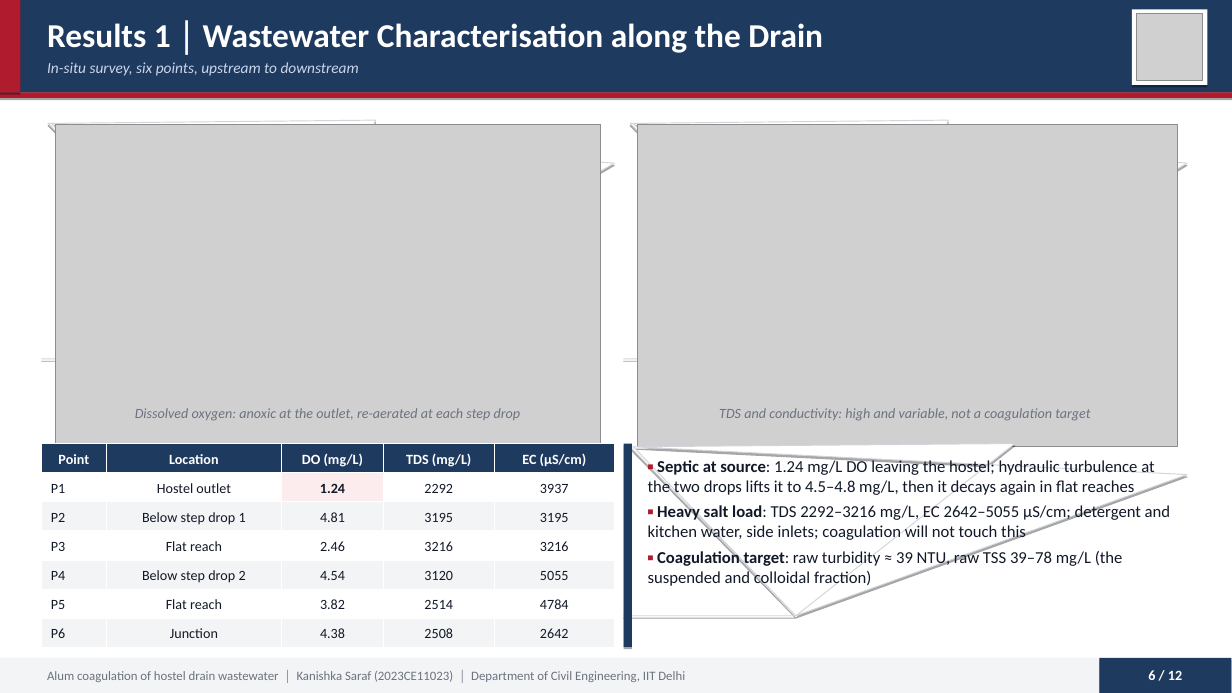
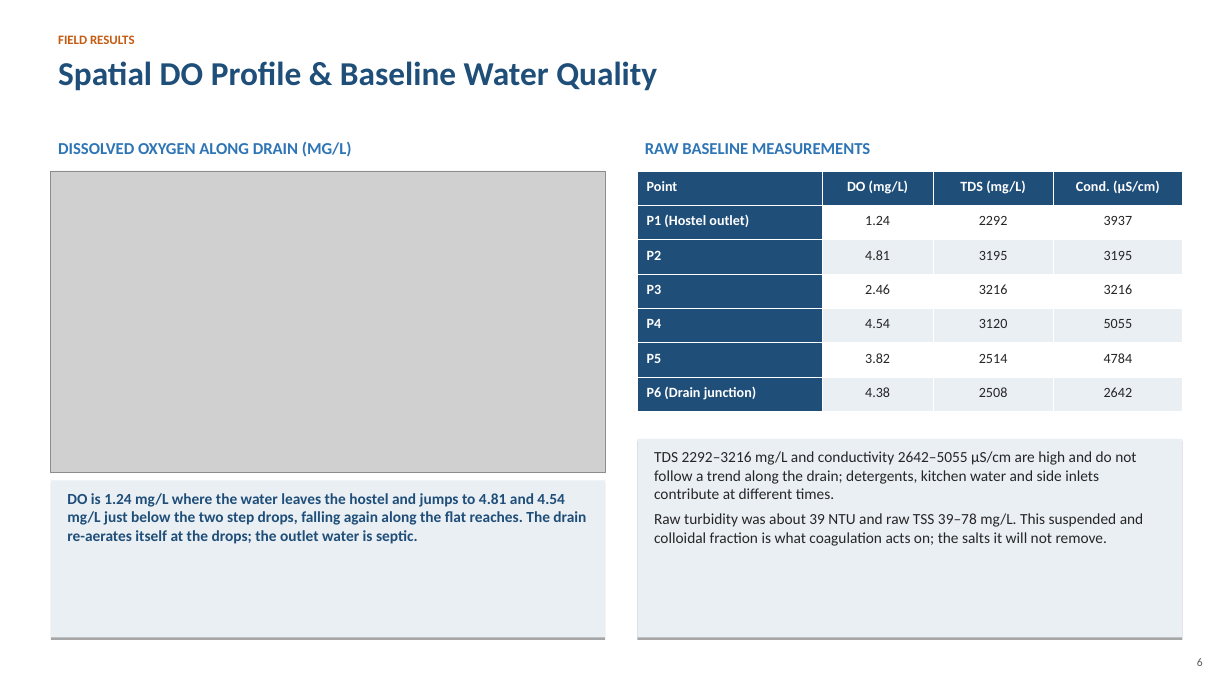
Before and after one commit to vinilverma27-hub/Clinch.ai, a slide deck: slide 6 of docs/btp-report/BTP_Final_Presentation_Kanishka_Saraf_2023CE11023.ppt. Drawn at 1232x693 pixels with LibreOffice and Linux fonts; fonts in the diff are those of the drawing; grey boxes stand for pictures. Boxes give left, top, right and bottom in pixels: in the first picture for what was removed or moved away, otherwise in the second. Text is boxed around its words. In the diff, an @@ line names an element or a change of style, - is before the commit and + after.

```diff
--- a/docs/btp-report/BTP_Final_Presentation_Kanishka_Saraf_2023CE11023.ppt
+++ b/docs/btp-report/BTP_Final_Presentation_Kanishka_Saraf_2023CE11023.ppt
@@ rectangle removed at [0, 0, 1231, 92] @@
@@ rectangle removed at [0, 0, 20, 92] @@
@@ text removed at [47, 23, 823, 53] @@
-Results 1 │ Wastewater Characterisation along the Drain
@@ rectangle removed at [1131, 9, 1207, 85] @@
@@ picture removed at [1136, 14, 1202, 80] @@
@@ text added at [58, 35, 135, 44], 10 pt, text #C55A11, bold @@
+FIELD RESULTS
@@ text removed at [47, 62, 359, 76] @@
-In-situ survey, six points, upstream to downstream
@@ text added at [58, 61, 657, 91], 26 pt, text #1F4E79, bold @@
+Spatial DO Profile & Baseline Water Quality
@@ rectangle removed at [0, 92, 1231, 98] @@
@@ freeform shape removed at [42, 120, 614, 402] @@
@@ text added at [58, 142, 352, 157], 13 pt, text #2E75B6, bold @@
+DISSOLVED OXYGEN ALONG DRAIN (MG/L)
@@ freeform shape removed at [623, 120, 1187, 402] @@
@@ picture removed at [637, 125, 1178, 446] @@
@@ text added at [645, 143, 870, 154], 13 pt, text #2E75B6, bold @@
+RAW BASELINE MEASUREMENTS
@@ picture: place and size @@
-picture at [55, 125, 600, 449]
+picture at [51, 171, 605, 473]
@@ table at [637, 171, 1182, 411] @@
-column 1: Point | P1 | P2 | P3 | P4 | P5 | P6
-column 2: Location | Hostel outlet | Below step drop 1 | Flat reach | Below step drop 2 | Flat reach | Junction
+column 1: Point | P1 (Hostel outlet) | P2 | P3 | P4 | P5 | P6 (Drain junction)
-column 4, row 1: EC (µS/cm)
+column 4, row 1: Cond. (µS/cm)
@@ table: place and size @@
-table at [42, 443, 614, 646]
+table at [637, 171, 1182, 411]
@@ text removed at [135, 408, 521, 420] @@
-Dissolved oxygen: anoxic at the outlet, re-aerated at each step drop
@@ text removed at [719, 408, 1090, 420] @@
-TDS and conductivity: high and variable, not a coagulation target
@@ freeform shape removed at [623, 443, 1187, 646] @@
@@ rectangle removed at [623, 443, 632, 646] @@
@@ rectangle added at [637, 439, 1182, 637], fill #EAEFF4 @@
@@ text at [654, 451, 1144, 546]: text changed; size 13 to 12 pt; text colour #111827 to #262626 @@
-▪ Septic at source: 1.24 mg/L DO leaving the hostel; hydraulic turbulence at the two drops lifts it to 4.5–4.8 mg/L, then it decays again in flat reaches
-▪ Heavy salt load: TDS 2292–3216 mg/L, EC 2642–5055 µS/cm; detergent and kitchen water, side inlets; coagulation will not touch this
-▪ Coagulation target: raw turbidity ≈ 39 NTU, raw TSS 39–78 mg/L (the suspended and colloidal fraction)
+TDS 2292–3216 mg/L and conductivity 2642–5055 µS/cm are high and do not follow a trend along the drain; detergents, kitchen water and side inlets contribute at different times.
+Raw turbidity was about 39 NTU and raw TSS 39–78 mg/L. This suspended and colloidal fraction is what coagulation acts on; the salts it will not remove.
@@ rectangle added at [51, 480, 605, 637], fill #EAEFF4 @@
@@ text added at [67, 493, 586, 544], 12 pt, text #1F4E79, bold @@
+DO is 1.24 mg/L where the water leaves the hostel and jumps to 4.81 and 4.54 mg/L just below the two step drops, falling again along the flat reaches. The drain re-aerates itself at the drops; the outlet water is septic.
@@ rectangle removed at [0, 658, 1231, 693] @@
@@ rectangle removed at [1099, 658, 1231, 693] @@
@@ text "6" at [1197, 658, 1203, 666]: vertical alignment middle to top @@
@@ text at [1197, 658, 1203, 666]: text changed; size 11 to 9 pt; text colour #FFFFFF to #595959; bold off @@
-6 / 12
+6
@@ text removed at [47, 671, 685, 682] @@
-Alum coagulation of hostel drain wastewater │ Kanishka Saraf (2023CE11023) │ Department of Civil Engineering, IIT Delhi
```
Also in this commit, not shown: 10 other slides changed, 1 slide added, 1 slide removed, 2 other files.
